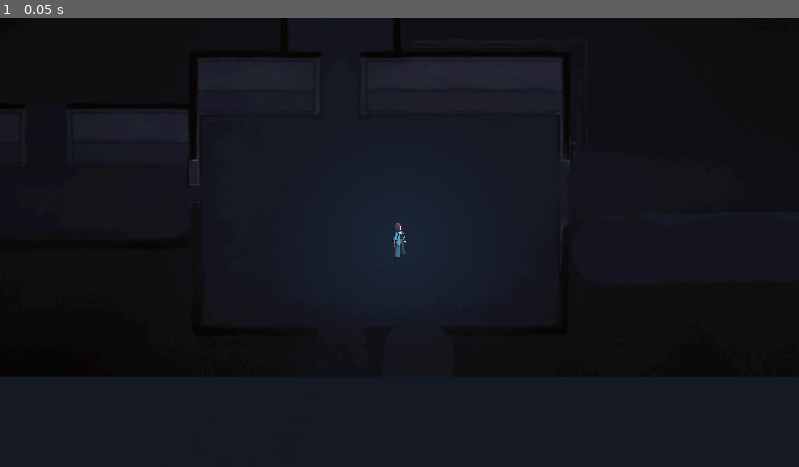
Above: before the commit, frame 1.
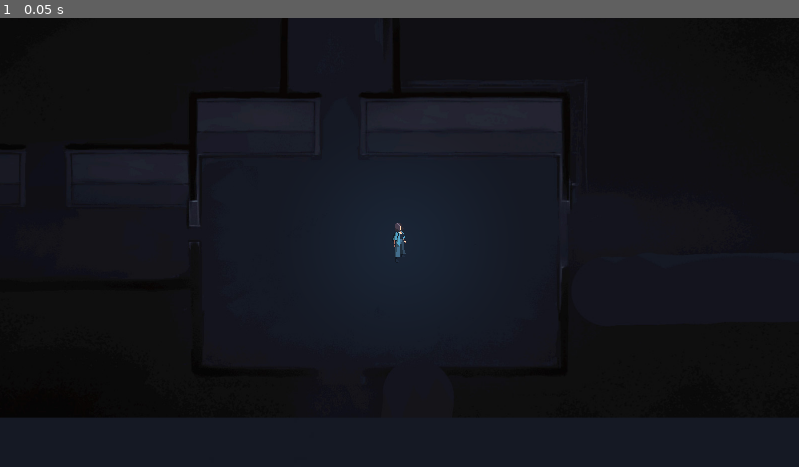
Above: after the commit, the same moment.

Repository: sasha-levchuk/magdalene-test
Game: Godot game, scene res://main.tscn
Two runs of this game, one before a commit and one after it. Both use one fixed random seed, a clock stepped at 60 frames per second and the inputs below.
Inputs:
- Up to frame 1 (0.05 s): no input

The runs differ from the first frame. In frame 1, 6.4% of the frame differs, in the area x 0-100%, y 7-89%.

Commit message:
for rebuild

Diff:
--- a/main.tscn
+++ b/main.tscn
@@ -145,7 +145,7 @@
 [node name="Main" type="Node2D"]
 
 [node name="CharacterBody2D" type="CharacterBody2D" parent="." node_paths=PackedStringArray("sprite")]
-position = Vector2(157, 325)
+position = Vector2(158, 227)
 scale = Vector2(2, 2)
 motion_mode = 1
 script = SubResource("GDScript_ig7tw")
